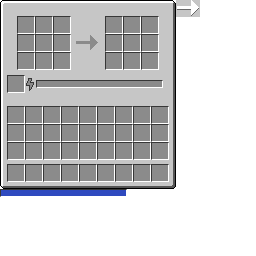
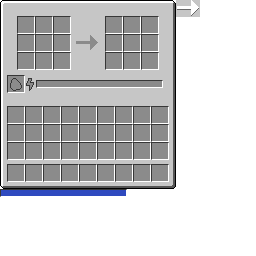
Layer changes from the first 256 x 256 image to the second:
added layer "fuelicon" above "fuel" over [10, 78, 22, 91]
